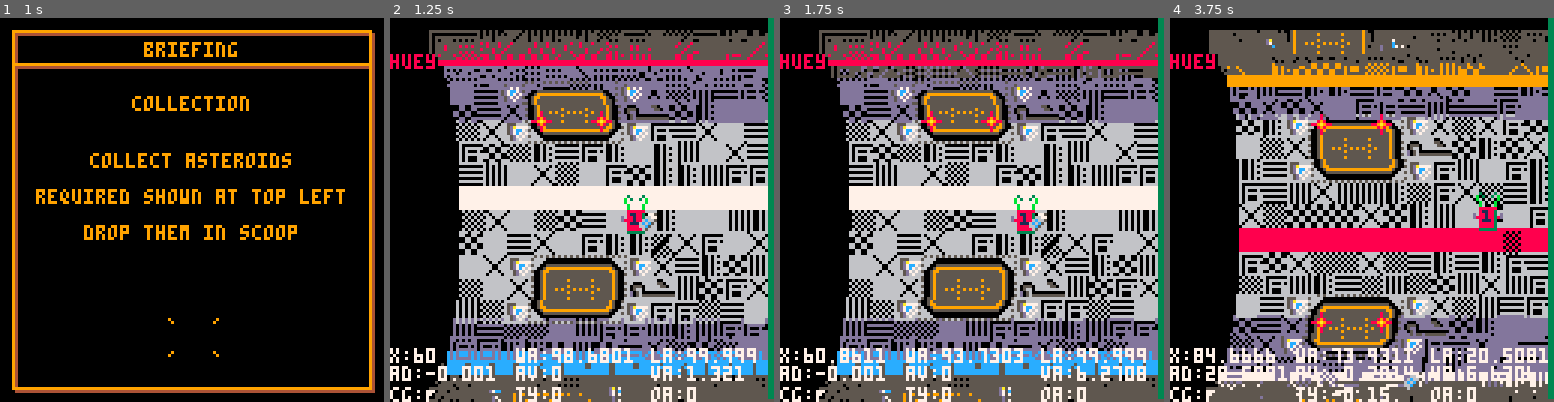
Above: before the commit, frames 1-4 (left to right).
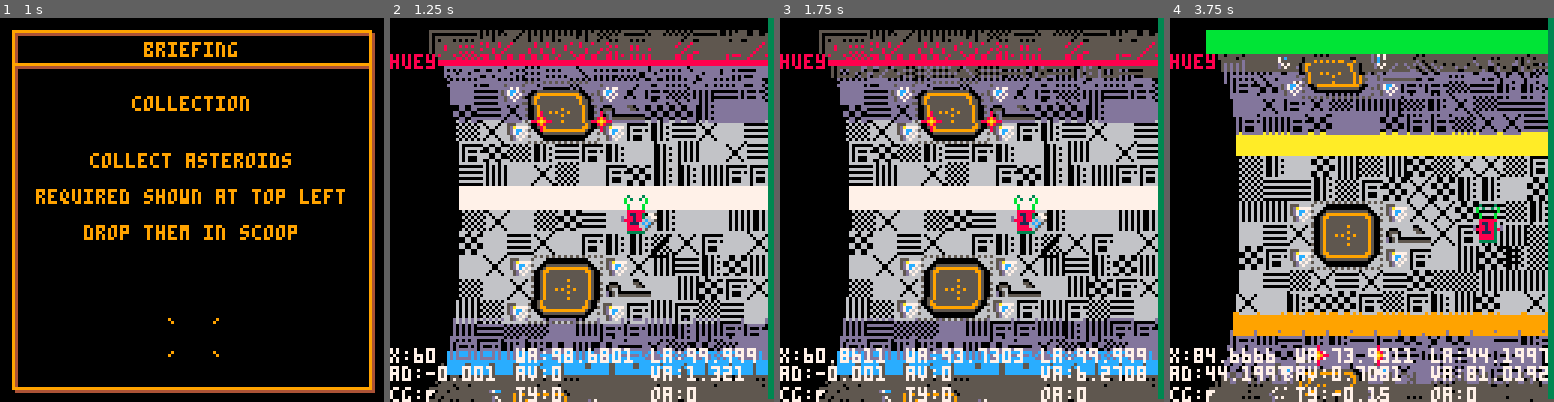
Above: after the commit, the same moments.

Repository: wstephenson/pico8-statlimp
Game: PICO-8 cartridge sl.p8
The game is run twice, just before and just after one commit, with the same random seed, the same clock (stepped at 60 frames per second) and the same inputs.
Inputs:
- Up to frame 1 (1 s): tap X (X key) at 0.33 s; tap O (Z key) at 0.7 s
- Up to frame 2 (1.25 s): tap X (X key) at 1.07 s
- Up to frame 3 (1.75 s): hold Right from 1.6 s (still down); tap O (Z key) at 1.7 s
- Up to frame 4 (3.75 s): tap X (X key) at 1.85, 2.97 s; release Right at 2.1 s; tap O (Z key) every 0.4 s from 2.1 to 3.7 s; hold Up 2.15-2.42 s; hold Right 2.47-3.03 s; hold Left 3.08-3.58 s; hold Down from 3.63 s (still down)

Frame 1 is identical in both runs. In frame 2, 4.5% of the frame differs, in the area x 41-75%, y 16-100%; in frame 3, 4.4%; in frame 4, 51%, in the area x 9-99%, y 3-100%.

Commit message:
Draw pads

Diff:
--- a/sl.p8
+++ b/sl.p8
@@ -403,16 +403,40 @@
 	end
 	-- pads
 	for i=1,6 do
-		self:init_pad(3,i*8+3)
-	end
-end
-
-function states.play:init_pad(x,y)
-	assert(x>=1)
-	assert(y>=1)
-	-- this could also be procedural, only define the corners and
-	-- fill with elements
-	local pad_data={{64,29,32,32,30,64,26},{54,34,35,35,33,56,57},{64,27,31,31,28,64,54}}
+		self:init_pad(3,i*8+3,3,3)
+	end
+end
+
+function states.play:init_pad(x,y,w,h)
+	assert(x>=1 and y>=1 and w>=1 and h>=1)
+	--local pad_data={{64,29,32,32,30,64,26},{54,34,35,35,33,56,57},{64,27,31,31,28,64,54}}
+ -- left end
+	local pad_top_row={64,29}
+	local pad_middle_row={54,34}
+	local pad_bottom_row={64,27}
+ -- intervening elements
+	for i=1,max(0,w-2) do
+		add(pad_top_row,32)
+		add(pad_middle_row,35)
+		add(pad_bottom_row,31)
+	end
+	-- right end
+	add(pad_top_row,30)
+	add(pad_top_row,64)
+	add(pad_top_row,26)
+	add(pad_middle_row,33)
+	add(pad_middle_row,56)
+	add(pad_middle_row,57)
+	add(pad_bottom_row,28)
+	add(pad_bottom_row,64)
+	add(pad_bottom_row,54)
+
+	local pad_data={pad_top_row}
+	for j=1,max(0,h-2) do
+		add(pad_data,pad_middle_row)
+	end
+	add(pad_data,pad_bottom_row)
+
 	for row=1,#pad_data do
 		for col=1,#pad_data[row] do
 			local tx=x-1+col
@@ -845,7 +869,7 @@
 	av=clamp(av,-maxav,maxav)
 	-- drag
 	vx-=vx/12
-	av-=av/12
+	--av-=av/12
 	-- null out residuals
 	if (abs(vx) < 0.005) then
 		vx = 0
Not shown, changed: TODO
